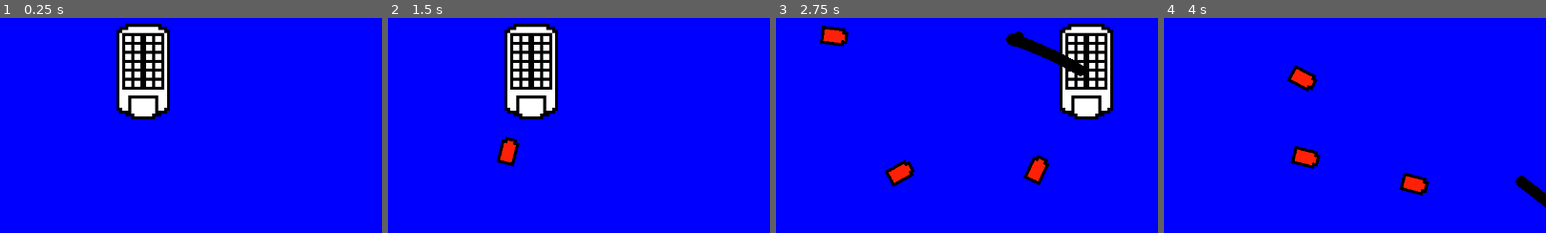
Above: before the commit, frames 1-4 (left to right).
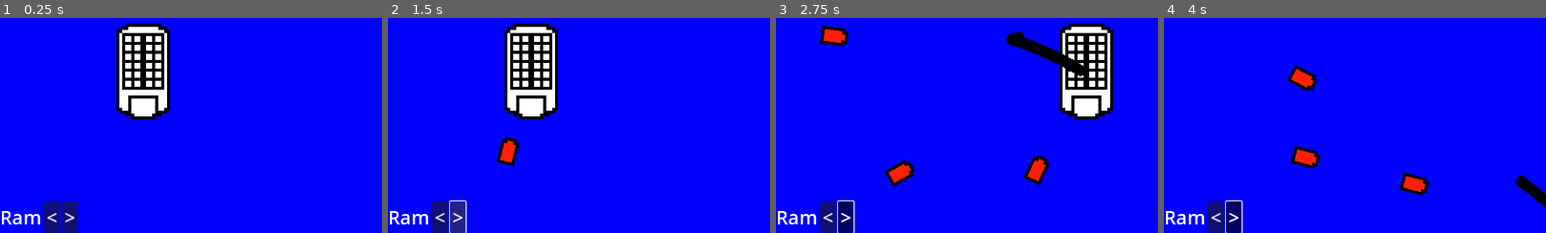
Above: after the commit, the same moments.

Repository: JoeyShapiro/ContainerCaptain
Game: Godot game, scene res://main.tscn
Same seed, same stepped clock (60 frames per second), same inputs: the game is played once before the commit and once after it.
Inputs (mouse positions are % of the whole screen's width and height, from its top left):
- Up to frame 1 (0.25 s): no input
- Up to frame 2 (1.5 s): click (7, 96) at 0.5 s, where only the run after the commit has a clickable "<"; click (9, 96) at 1.25 s, where only the run after the commit has a clickable ">"
- Up to frame 3 (2.75 s): hold Right (move_right) from 2.03 s (still down); hold Space (shoot) from 2.03 s (still down)
- Up to frame 4 (4 s): release Right (move_right) at 2.78 s; release Space (shoot) at 2.78 s; hold Down (move_down) 2.78-3.53 s; tap Space (shoot) at 2.85 s; hold Right (move_right) from 3.53 s (still down); hold Space (shoot) from 3.53 s (still down)
The pictures show only the part of the screen within x 0-50%, y 50-100%; the shares and areas given below are measured in that part.

The runs differ from the first frame. In frame 1, 1.6% of the frame differs, in the area x 0-21%, y 85-100%; in frame 2, 1.7%, in the area x 0-21%, y 84-100%; in frame 3, 1.7%; in frame 4, 1.7%.

Commit message:
created buttons for testing

Diff:
--- a/hud.gd
+++ b/hud.gd
@@ -9,6 +9,6 @@
 	pass
 
 func display_stats(health, gold, resources):
-	$VBoxContainer/LabelHealth.text = '🛟: ' + str(health)
-	$VBoxContainer/LabelGold.text = '💎: ' + str(gold)
-	$VBoxContainer/LabelResources.text = '🪵: ' + str(resources)
+	$Stats/LabelHealth.text = '🛟: ' + str(health)
+	$Stats/LabelGold.text = '💎: ' + str(gold)
+	$Stats/LabelResources.text = '🪵: ' + str(resources)
--- a/hud.tscn
+++ b/hud.tscn
@@ -5,20 +5,46 @@
 [node name="Hud" type="CanvasLayer"]
 script = ExtResource("1_lfbkd")
 
-[node name="VBoxContainer" type="VBoxContainer" parent="."]
+[node name="Stats" type="VBoxContainer" parent="."]
 offset_right = 40.0
 offset_bottom = 40.0
 
-[node name="LabelHealth" type="Label" parent="VBoxContainer"]
+[node name="LabelHealth" type="Label" parent="Stats"]
 layout_mode = 2
 theme_override_font_sizes/font_size = 32
 
-[node name="LabelGold" type="Label" parent="VBoxContainer"]
+[node name="LabelGold" type="Label" parent="Stats"]
 layout_mode = 2
 theme_override_font_sizes/font_size = 32
 
-[node name="LabelResources" type="Label" parent="VBoxContainer"]
+[node name="LabelResources" type="Label" parent="Stats"]
 layout_mode = 2
 tooltip_text = "Resources allow the purchase of upgrades"
 mouse_filter = 0
 theme_override_font_sizes/font_size = 32
+
+[node name="Units" type="VBoxContainer" parent="."]
+anchors_preset = 2
+anchor_top = 1.0
+anchor_bottom = 1.0
+offset_top = -40.0
+offset_right = 59.0
+grow_vertical = 0
+
+[node name="HBoxContainer" type="HBoxContainer" parent="Units"]
+layout_mode = 2
+
+[node name="Label" type="Label" parent="Units/HBoxContainer"]
+layout_mode = 2
+theme_override_font_sizes/font_size = 32
+text = "Ram"
+
+[node name="Button" type="Button" parent="Units/HBoxContainer"]
+layout_mode = 2
+theme_override_font_sizes/font_size = 32
+text = "<"
+
+[node name="Button2" type="Button" parent="Units/HBoxContainer"]
+layout_mode = 2
+theme_override_font_sizes/font_size = 32
+text = ">"
--- a/pirateRam.gd
+++ b/pirateRam.gd
@@ -6,7 +6,7 @@
 @export var ram_cooldown = 1
 var ram_timer
 @export var speed = 2
-@export var max_hull = 20
+@export var max_hull = 10
 @export var damage = 5
 var hull
 
